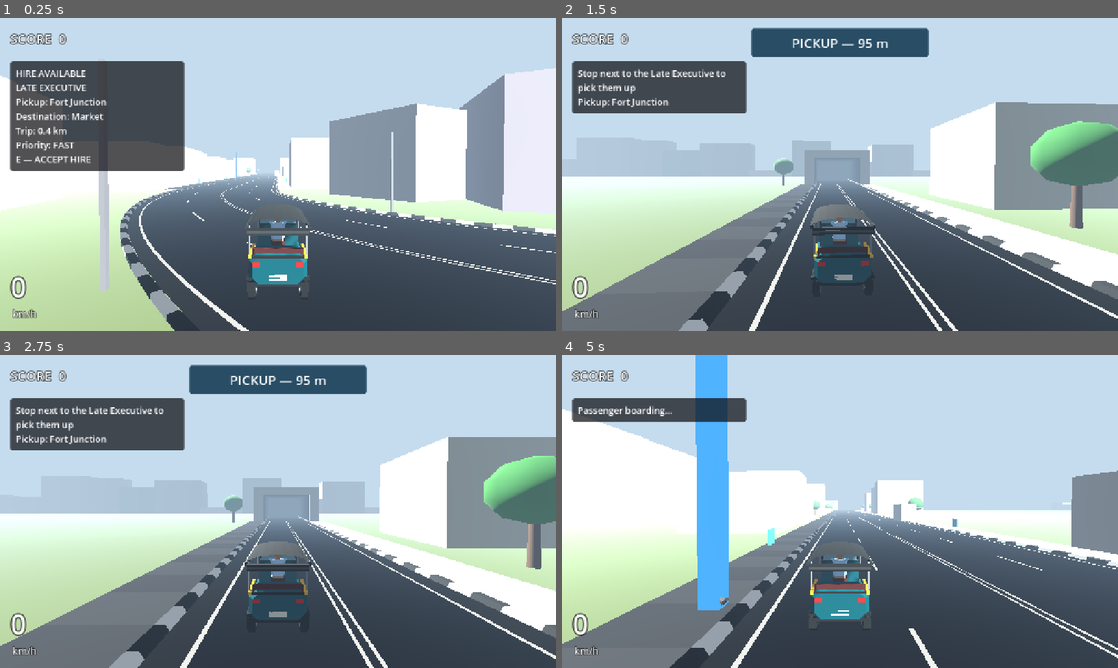
Above: before the commit, frames 1-4 (two rows, left to right).
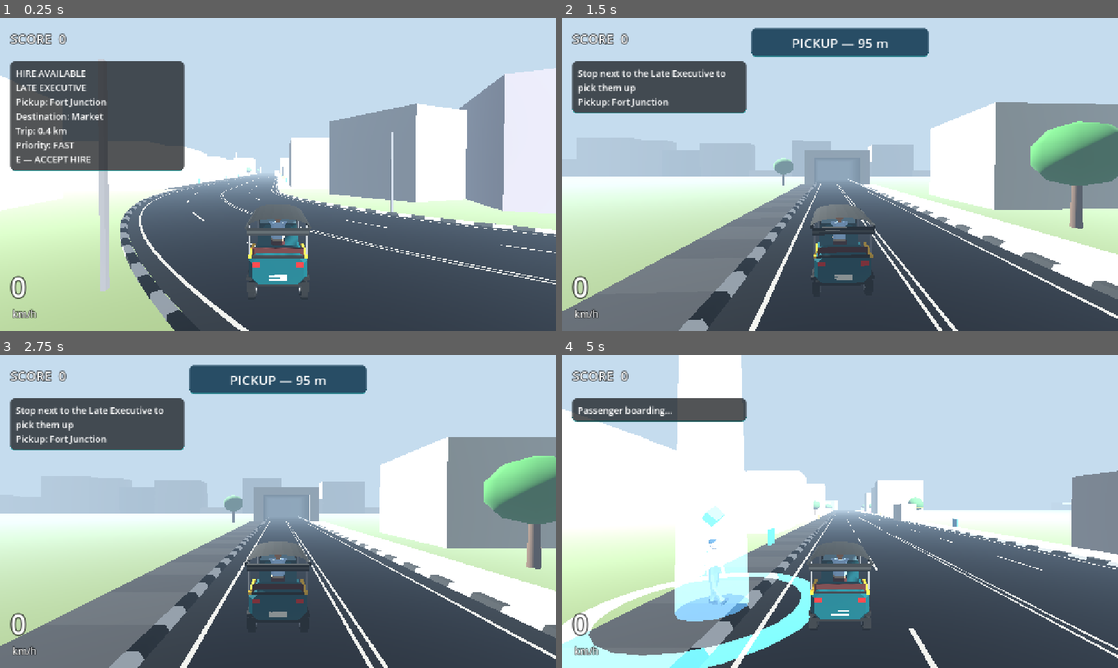
Above: after the commit, the same moments.

Repository: chaven-sl/TukTukColombo
Game: Godot game, scene res://tests/scenarios/gps_incident_test.tscn
Two runs of this game, one before a commit and one after it. Both use one fixed random seed, a clock stepped at 60 frames per second and the inputs below. This scene is started directly instead of the project's main scene.
Inputs (mouse positions are in pixels of both pictures, inside the frame that each line leads up to):
- Up to frame 1 (0.25 s): no input
- Up to frame 2 (1.5 s): move the mouse to (962, 158) at 0.52 s; hold D (steer_right) 0.53-1.25 s; hold H (horn) 0.53-1.25 s; click (962, 158) at 0.67 s; drag from (728, 190) to (812, 237) at 1.27 s
- Up to frame 3 (2.75 s): move the mouse to (333, 442) at 2.02 s; hold D (steer_right) from 2.03 s (still down); hold H (horn) from 2.03 s (still down)
- Up to frame 4 (5 s): release D (steer_right) at 2.75 s; release H (horn) at 2.75 s; drag from (812, 574) to (673, 464) at 2.77 s; move the mouse to (1006, 558) at 3.52 s; hold A (steer_left) 3.53-4.25 s; hold H (horn) 3.53-4.25 s; drag from (673, 464) to (756, 433) at 4.27 s

The runs differ from the first frame. In frame 1, 0.1% of the frame differs, in the area x 1-47%, y 13-52%; in frame 2, 0.2%; in frame 3, 0.2%; in frame 4, 12%, in the area x 0-45%, y 0-100%.

Commit message:
feat(ui): restrained card styling and GPS ribbon presentation
Rounded cards with a teal accent, translucent pickup beacon, softer
soft-edged GPS ribbon that fades in ahead of the tuk. Layout and
safe-area logic unchanged.

Co-Authored-By: Claude Opus 5.5 <noreply@anthropic.com>

Diff:
--- a/data/navigation/route_guidance_config.gd
+++ b/data/navigation/route_guidance_config.gd
@@ -26,4 +26,4 @@
 @export_group("Ribbon")
 @export var ribbon_width := 1.2
 @export var ribbon_height := 0.07
-@export var ribbon_color := Color(0.15, 0.85, 1.0)
+@export var ribbon_color := Color(0.2, 0.82, 0.95)
--- a/scripts/navigation/route_ribbon.gd
+++ b/scripts/navigation/route_ribbon.gd
@@ -6,22 +6,28 @@
 
 const SHADER := """
 shader_type spatial;
-render_mode unshaded, cull_disabled, shadows_disabled, fog_disabled;
+render_mode unshaded, cull_disabled, shadows_disabled, fog_disabled, blend_mix, depth_draw_never;
 uniform vec4 color : source_color = vec4(0.15, 0.85, 1.0, 1.0);
 uniform float progress = 0.0;
 uniform float spacing = 2.6;
 void fragment() {
 	float along = UV.x;
-	if (along < progress + 2.0) { discard; }
+	float ahead = along - progress - 2.0;
+	if (ahead < 0.0) { discard; }
 	float across = abs(UV.y - 0.5) * 2.0;
 	float f = fract((along - TIME * 4.0) / spacing);
 	// Solid core line (always readable) + animated chevrons pointing along the
 	// route (a V whose arms trail backwards).
 	float v = f - across * 0.35;
-	bool chevron = v > 0.22 && v < 0.6;
-	bool core = across < 0.22;
-	if (!chevron && !core) { discard; }
-	ALBEDO = chevron ? color.rgb : color.rgb * 0.75;
+	float chevron = smoothstep(0.18, 0.24, v) * (1.0 - smoothstep(0.56, 0.62, v));
+	float core = 1.0 - smoothstep(0.16, 0.24, across);
+	float a = max(chevron, core * 0.7);
+	if (a < 0.02) { discard; }
+	// v0.03B presentation: soft-edged, fades in just ahead of the tuk so it
+	// never sits on the bonnet, and lets the asphalt read through a little.
+	float fade = smoothstep(0.0, 6.0, ahead);
+	ALBEDO = mix(color.rgb * 0.8, color.rgb, chevron);
+	ALPHA = a * fade * 0.88;
 }
 """
 
--- a/scripts/ui/notification_presenter.gd
+++ b/scripts/ui/notification_presenter.gd
@@ -44,8 +44,10 @@
 	for i in SLOTS:
 		var panel := PanelContainer.new()
 		var style := StyleBoxFlat.new()
-		style.bg_color = Color(0.05, 0.05, 0.07, 0.8)
-		style.set_corner_radius_all(6)
+		style.bg_color = Color(0.06, 0.07, 0.08, 0.8)
+		style.set_corner_radius_all(10)
+		style.border_width_bottom = 2
+		style.border_color = Color(0.1, 0.62, 0.62, 0.9)  # v0.03B teal accent
 		style.set_content_margin_all(10)
 		panel.add_theme_stylebox_override("panel", style)
 		panel.mouse_filter = Control.MOUSE_FILTER_IGNORE
--- a/scripts/ui/ride_hud.gd
+++ b/scripts/ui/ride_hud.gd
@@ -126,8 +126,10 @@
 func _panel(parent: Control) -> PanelContainer:
 	var panel := PanelContainer.new()
 	var style := StyleBoxFlat.new()
-	style.bg_color = Color(0.05, 0.05, 0.07, 0.72)
-	style.set_corner_radius_all(6)
+	style.bg_color = Color(0.06, 0.07, 0.08, 0.72)
+	style.set_corner_radius_all(10)
+	style.border_width_bottom = 2
+	style.border_color = Color(0.1, 0.62, 0.62, 0.9)  # v0.03B teal accent
 	style.set_content_margin_all(12)
 	panel.add_theme_stylebox_override("panel", style)
 	panel.mouse_filter = Control.MOUSE_FILTER_IGNORE
@@ -143,20 +145,40 @@
 	return label
 
 
+## v0.03B: a soft translucent light pillar + ground ring instead of a box —
+## readable from the chase camera without looking like debug geometry.
 func _beacon(color: Color, width: float) -> MeshInstance3D:
-	var mesh := BoxMesh.new()
-	mesh.size = Vector3(width, 7.0, width)
+	var mesh := CylinderMesh.new()
+	mesh.top_radius = width * 0.9
+	mesh.bottom_radius = width * 1.6
+	mesh.height = 7.0
+	mesh.radial_segments = 12
+	mesh.rings = 1
+	mesh.cap_top = false
+	mesh.cap_bottom = false
 	var mat := StandardMaterial3D.new()
-	mat.albedo_color = color
-	mat.emission_enabled = true
-	mat.emission = color
-	mat.emission_energy_multiplier = 1.2
 	mat.shading_mode = BaseMaterial3D.SHADING_MODE_UNSHADED
+	mat.transparency = BaseMaterial3D.TRANSPARENCY_ALPHA
+	mat.blend_mode = BaseMaterial3D.BLEND_MODE_ADD
+	mat.cull_mode = BaseMaterial3D.CULL_DISABLED
+	mat.albedo_color = Color(color.r, color.g, color.b, 0.55)
 	var mi := MeshInstance3D.new()
 	mi.mesh = mesh
 	mi.material_override = mat
 	mi.cast_shadow = GeometryInstance3D.SHADOW_CASTING_SETTING_OFF
 	mi.visible = false
+	var ring := MeshInstance3D.new()
+	var torus := TorusMesh.new()
+	torus.inner_radius = 0.75
+	torus.outer_radius = 0.95
+	torus.rings = 24
+	torus.ring_segments = 4
+	ring.mesh = torus
+	ring.material_override = mat
+	ring.position = Vector3(0, -3.45, 0)
+	ring.scale = Vector3(1.0, 0.15, 1.0)
+	ring.cast_shadow = GeometryInstance3D.SHADOW_CASTING_SETTING_OFF
+	mi.add_child(ring)
 	world.add_child(mi)
 	return mi
 
